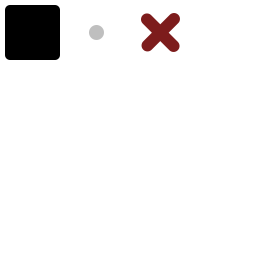
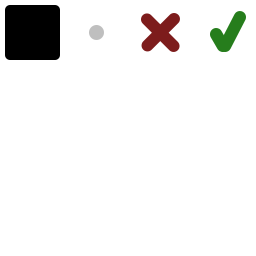
Two versions of the same layered image (256 × 256). Layer-by-layer changes:
added layer "Прямоугольник 2 копия 2" above "Прямоугольник 2" over [219, 11, 246, 52]
added layer "Прямоугольник 2" above "Прямоугольник 2 копия" over [210, 28, 229, 52]
